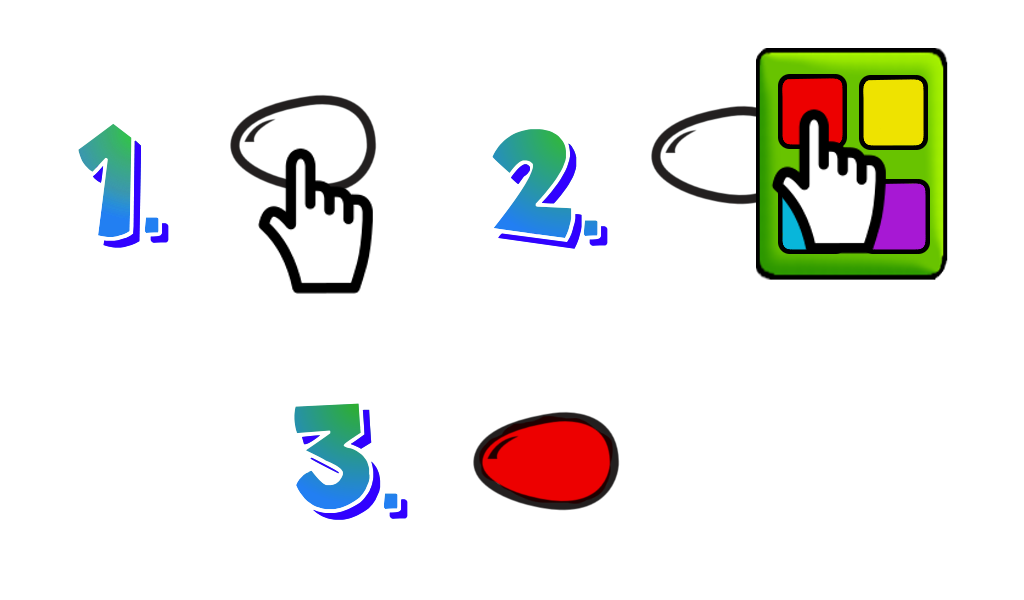
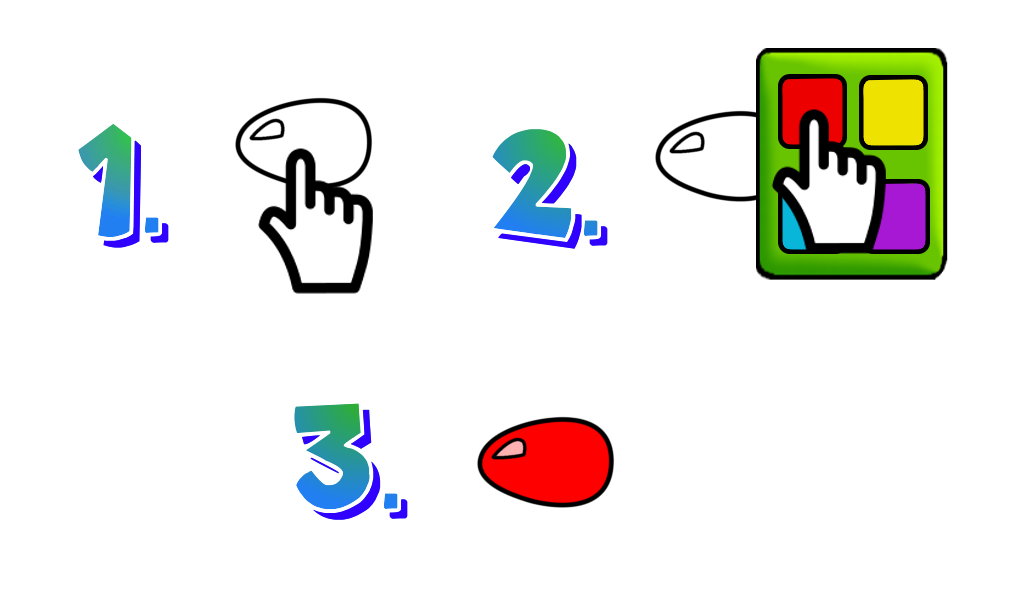
Before/after of a 1024 × 600 layered artwork. What changed in the layer stack:
renamed "Eingefügte Ebene#8" to "Eingefügte Ebene #1", painted on it over (473, 411, 620, 511)
renamed "Eingefügte Ebene#6" to "Eingefügte Ebene #2", painted on it over (651, 105, 756, 205)
renamed "Eingefügte Ebene#4" to "Eingefügte Ebene #3", painted on it over (230, 94, 377, 189)
